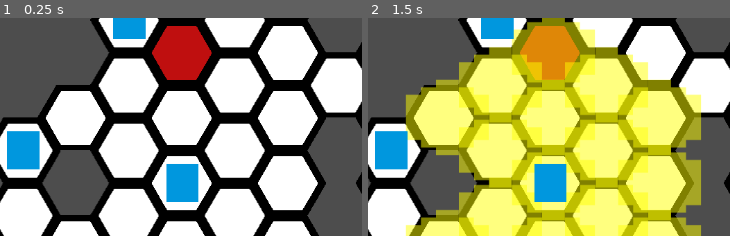
Above: before the commit, frames 1-2 (left to right).
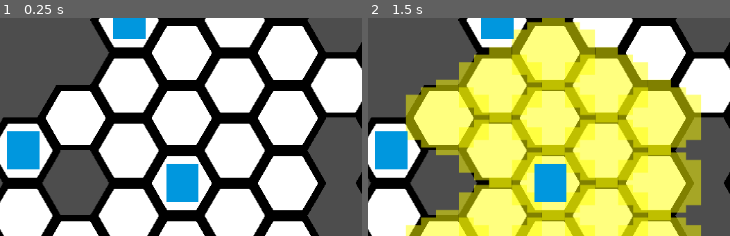
Above: after the commit, the same moments.

Repository: DubiousDuck/Manny-Takes-on-Upper-Management
Game: Godot game, scene res://battlefield.tscn
Same seed, same stepped clock (60 frames per second), same inputs: the game is played once before the commit and once after it. The project has no main scene, so this scene is started directly.
Inputs (mouse positions are % of the whole screen's width and height, from its top left):
- Up to frame 1 (0.25 s): no input
- Up to frame 2 (1.5 s): tap Enter at 0.5 s; move the mouse to (75, 46) at 0.52 s; click (75, 46) at 0.67 s; tap Space at 1.25 s; move the mouse to (29, 56) at 1.27 s; click (29, 56) at 1.42 s
The pictures show only the part of the screen within x 3-53%, y 23-73%; the shares and areas given below are measured in that part.

The runs differ from the first frame. In frame 1, 3.1% of the frame differs, in the area x 41-59%, y 3-29%; in frame 2, 3.1%.

Commit message:
improved highlights and tile color change

Diff:
--- a/Global/event_bus.gd
+++ b/Global/event_bus.gd
@@ -1,4 +1,7 @@
 extends Node
 
-signal show_cell_highlights(positions : Array[Vector2i])
+signal show_cell_highlights(positions : Array[Vector2i], color : Color, emitter_name : String)
+signal remove_cell_highlights(emitter_name : String)
 signal remove_all_cell_highlights()
+
+signal occupy_cell(pos : Vector2i, unit_type : String)
--- a/OtherComponents/cell_highlights.gd
+++ b/OtherComponents/cell_highlights.gd
@@ -3,38 +3,43 @@
 class_name CellHighlight
 
 @onready var highlight_tile = preload("res://OtherComponents/highight_tile.tscn")
-var all_current_highlights : Array = []
+var all_current_highlights : Dictionary = {}
 
 func _ready():
 	EventBus.connect("show_cell_highlights", _on_show_cell_highlights)
+	EventBus.connect("remove_cell_highlights", _on_remove_cell_highlights)
 	EventBus.connect("remove_all_cell_highlights", _on_remove_all_cell_highlights)
 
-func show_highlight_at(positions : Array[Vector2i], variant : int): #cell positions
+func show_highlight_at(positions : Array[Vector2i], color : Color, emitter_name : String): #cell positions
+	var highlight_group : Array = []
 	for pos in positions:
 		var a = highlight_tile.instantiate()
 		a.global_position = Navi.cell_to_global(pos)
+		a.modulate = color
+		highlight_group.append(a)
+		add_child(a)
+	all_current_highlights[emitter_name] = highlight_group
 
-		match variant:
-			0: #red
-				a.modulate = Color(1, 0, 0, 0.5)
-			1: #yellow
-				a.modulate = Color(1, 1, 0, 0.5)
-			_:
-				a.modulate = Color(1, 1, 1, 0.5)
-
-		all_current_highlights.append(a)
-		add_child(a)
+func remove_cell_highlights(emitter_name : String):
+	var children = all_current_highlights.get(emitter_name)
+	if children != null:
+		for child in children:
+			child.queue_free()
+	all_current_highlights.erase(emitter_name)
 
 func remove_all_highlights():
-	for highlight in all_current_highlights:
-		remove_child(highlight)
+	for child in get_children():
+		child.queue_free()
 	all_current_highlights.clear()
 
 func clear_all_highlights():
 	all_current_highlights.clear()
 
-func _on_show_cell_highlights(positions : Array[Vector2i]):
-	show_highlight_at(positions, 1)
+func _on_show_cell_highlights(positions : Array[Vector2i], color : Color, emitter_name : String):
+	show_highlight_at(positions, color, emitter_name)
+
+func _on_remove_cell_highlights(emitter_name : String):
+	remove_cell_highlights(emitter_name)
 
 func _on_remove_all_cell_highlights():
 	remove_all_highlights()
--- a/battlefield.tscn
+++ b/battlefield.tscn
@@ -6,13 +6,15 @@
 [ext_resource type="Script" path="res://unit/UnitGroupController.gd" id="3_o4i10"]
 [ext_resource type="Script" path="res://unit/UnitContainer.gd" id="3_r2aph"]
 [ext_resource type="PackedScene" uid="uid://s6hbciun8a1p" path="res://unit/unit.tscn" id="4_c4dfy"]
+[ext_resource type="Script" path="res://unit/PlayerUnit.gd" id="7_l8o4u"]
+[ext_resource type="Script" path="res://unit/EnemyUnit.gd" id="8_ugu2x"]
 
 [node name="Battlefield" type="Node2D" node_paths=PackedStringArray("tile_map")]
 script = ExtResource("1_ncysa")
 tile_map = NodePath("TileMapTest")
 
 [node name="TileMapTest" parent="." instance=ExtResource("1_h80nl")]
-tile_map_data = PackedByteArray("AAAAAAEAAAABAAAAAAAAAAIAAAACAAAAAAAAAAMAAAACAAAAAAAB …(738 unchanged characters)…
+tile_map_data = PackedByteArray("AAAAAAEAAAACAAAAAAAAAAIAAAACAAAAAAAAAAMAAAACAAAAAAAB …(738 unchanged characters)…
 
 [node name="CellHighlights" type="Node2D" parent="."]
 script = ExtResource("3_gevof")
@@ -29,30 +31,36 @@
 
 [node name="Unit" parent="Units/PlayerGroup" instance=ExtResource("4_c4dfy")]
 position = Vector2(-181, 282)
+script = ExtResource("7_l8o4u")
 
 [node name="Unit2" parent="Units/PlayerGroup" instance=ExtResource("4_c4dfy")]
 position = Vector2(53, 331)
+script = ExtResource("7_l8o4u")
 
 [node name="Unit3" parent="Units/PlayerGroup" instance=ExtResource("4_c4dfy")]
 position = Vector2(-23, 96)
+script = ExtResource("7_l8o4u")
 
 [node name="EnemyGroup" type="Node2D" parent="Units"]
 script = ExtResource("3_r2aph")
 
 [node name="Unit" parent="Units/EnemyGroup" instance=ExtResource("4_c4dfy")]
 position = Vector2(510, 233)
+script = ExtResource("8_ugu2x")
 
 [node name="ColorRect" parent="Units/EnemyGroup/Unit" index="1"]
 color = Color(0.889663, 0.281273, 0.638634, 1)
 
 [node name="Unit2" parent="Units/EnemyGroup" instance=ExtResource("4_c4dfy")]
 position = Vector2(513, 330)
+script = ExtResource("8_ugu2x")
 
 [node name="ColorRect" parent="Units/EnemyGroup/Unit2" index="1"]
 color = Color(0.890196, 0.282353, 0.639216, 1)
 
 [node name="Unit3" parent="Units/EnemyGroup" instance=ExtResource("4_c4dfy")]
 position = Vector2(587, 96)
+script = ExtResource("8_ugu2x")
 
 [node name="ColorRect" parent="Units/EnemyGroup/Unit3" index="1"]
 color = Color(0.890196, 0.282353, 0.639216, 1)
--- a/map/default_map.tres
+++ b/map/default_map.tres
@@ -9,7 +9,9 @@
 separation = Vector2i(18, 0)
 texture_region_size = Vector2i(110, 94)
 0:0/0 = 0
+0:0/0/custom_data_0 = true
 1:0/0 = 0
+1:0/0/custom_data_0 = true
 2:0/next_alternative_id = 3
 2:0/0 = 0
 2:0/1 = 1
@@ -24,4 +26,6 @@
 tile_shape = 3
 tile_offset_axis = 1
 tile_size = Vector2i(102, 94)
+custom_data_layer_0/name = "occupied"
+custom_data_layer_0/type = 1
 sources/0 = SubResource("TileSetAtlasSource_pw1yh")
--- a/map/tile_map_test.gd
+++ b/map/tile_map_test.gd
@@ -10,6 +10,9 @@
 
 var astar = AStar2D.new()
 
+func _ready():
+	EventBus.connect("occupy_cell", _on_occupy_cell)
+
 func set_cell_to_variant(id : int, cell : Vector2i):
 	var cell_variant
 	match id:
@@ -18,6 +21,16 @@
 		2: cell_variant = BLUE_CELL
 	set_cell(cell, MAIN_ATLAS_ID, cell_variant)
 
+func _on_occupy_cell(pos : Vector2i, unit_type : String):
+	var color_cell : Vector2i
+	match unit_type:
+		"player":
+			color_cell = BLUE_CELL
+		"enemy":
+			color_cell = RED_CELL
+		_:
+			color_cell = WHITE_CELL
+	set_cell(pos, MAIN_ATLAS_ID, color_cell)
 #func _input(event):
 	#if event is InputEventMouseButton:
 		#if event.button_index == MOUSE_BUTTON_LEFT and event.is_pressed():
--- /dev/null
+++ b/unit/EnemyUnit.gd
@@ -0,0 +1,15 @@
+extends Unit
+
+class_name EnemyUnit
+
+const MOVE_RANGE_HIGHLIGHT : Color = Color(1, 0, 0, 0.3)
+
+func _ready():
+	is_player_controlled = false
+
+func highlight_emit():
+	var all_neighbors = Navi.get_all_neighbors_in_range(cell, movement_range)
+	var all_neighbors_cell : Array[Vector2i] = []
+	for neighbor in all_neighbors:
+		all_neighbors_cell.append(Navi.id_to_tile(neighbor))
+	EventBus.emit_signal("show_cell_highlights", all_neighbors_cell, MOVE_RANGE_HIGHLIGHT, name)
--- /dev/null
+++ b/unit/PlayerUnit.gd
@@ -0,0 +1,15 @@
+extends Unit
+
+class_name PlayerUnit
+
+const MOVE_RANGE_HIGHLIGHT : Color = Color(1, 1, 0, 0.3)
+
+func _ready():
+	is_player_controlled = true
+
+func highlight_emit():
+	var all_neighbors = Navi.get_all_neighbors_in_range(cell, movement_range)
+	var all_neighbors_cell : Array[Vector2i] = []
+	for neighbor in all_neighbors:
+		all_neighbors_cell.append(Navi.id_to_tile(neighbor))
+	EventBus.emit_signal("show_cell_highlights", all_neighbors_cell, MOVE_RANGE_HIGHLIGHT, name)
--- a/unit/UnitContainer.gd
+++ b/unit/UnitContainer.gd
@@ -3,6 +3,8 @@
 class_name UnitContainer
 
 signal all_units_moved
+
+const MOVE_RANGE_HIGHLIGHT : Color = Color(1, 1, 0, 0.5)
 
 @export var is_player_controlled : bool
 var units : Array[Unit] = []
@@ -86,7 +88,7 @@
 					var all_neighbors_cell : Array[Vector2i] = []
 					for neighbor in all_neighbors:
 						all_neighbors_cell.append(Navi.id_to_tile(neighbor))
-					EventBus.emit_signal("show_cell_highlights", all_neighbors_cell)
+					EventBus.emit_signal("show_cell_highlights", all_neighbors_cell, MOVE_RANGE_HIGHLIGHT, name)
 					return
 
 		if event.button_index == MOUSE_BUTTON_LEFT and current_unit != null:
--- a/unit/unit.gd
+++ b/unit/unit.gd
@@ -8,6 +8,7 @@
 @export var movement_range : int = 2
 var cell : Vector2
 var moved : bool = false
+var is_player_controlled : bool
 
 func init():
 	cell = Navi.global_to_cell(global_position)
@@ -27,4 +28,16 @@
 		#tween will append all property tweeners first before executing
 	await move_tween.finished
 	cell = Navi.global_to_cell(global_position)
+	if is_player_controlled:
+		EventBus.emit_signal("occupy_cell", cell, "player")
+	else: EventBus.emit_signal("occupy_cell", cell, "enemy")
 	movement_complete.emit()
+
+func highlight_emit(): #virtual function for the base Unit class
+	pass
+
+func _on_hurtbox_mouse_entered():
+	highlight_emit()
+
+func _on_hurtbox_mouse_exited():
+	EventBus.emit_signal("remove_cell_highlights", name)
--- a/unit/unit.tscn
+++ b/unit/unit.tscn
@@ -1,8 +1,10 @@
-[gd_scene load_steps=3 format=3 uid="uid://s6hbciun8a1p"]
+[gd_scene load_steps=4 format=3 uid="uid://s6hbciun8a1p"]
 
 [ext_resource type="Script" path="res://unit/unit.gd" id="1_5ne20"]
 
 [sub_resource type="RectangleShape2D" id="RectangleShape2D_ly3a2"]
+
+[sub_resource type="RectangleShape2D" id="RectangleShape2D_7kobe"]
 
 [node name="Unit" type="CharacterBody2D"]
 position = Vector2(90, 320)
@@ -27,3 +29,11 @@
 scale = Vector2(0.467742, 0.459459)
 mouse_filter = 2
 color = Color(0, 0.592157, 0.870588, 1)
+
+[node name="Hurtbox" type="Area2D" parent="."]
+
+[node name="CollisionShape2D" type="CollisionShape2D" parent="Hurtbox"]
+shape = SubResource("RectangleShape2D_7kobe")
+
+[connection signal="mouse_entered" from="Hurtbox" to="." method="_on_hurtbox_mouse_entered"]
+[connection signal="mouse_exited" from="Hurtbox" to="." method="_on_hurtbox_mouse_exited"]
Not shown: 1 places in battlefield.tscn that only renumber resources
